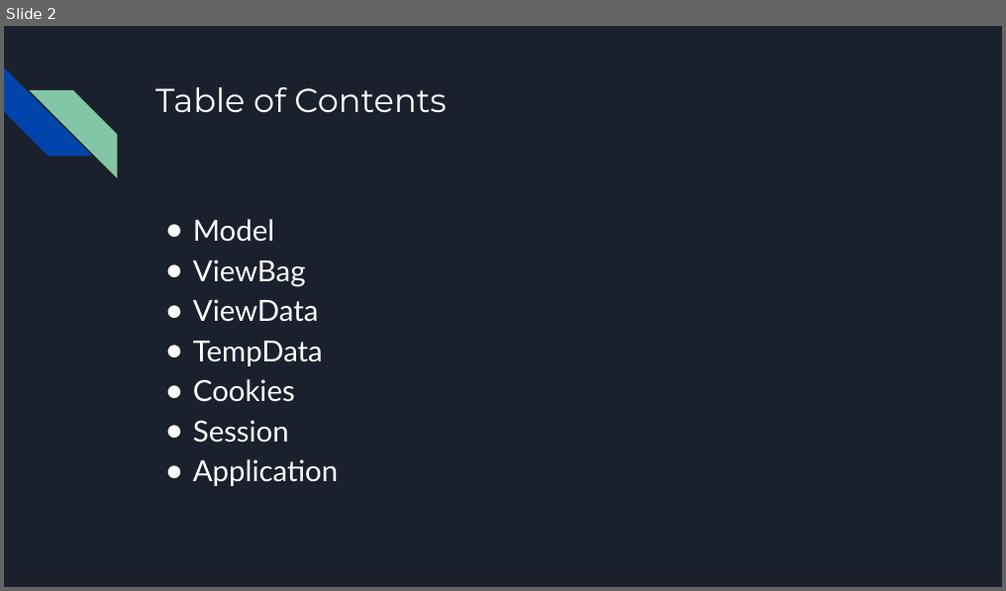
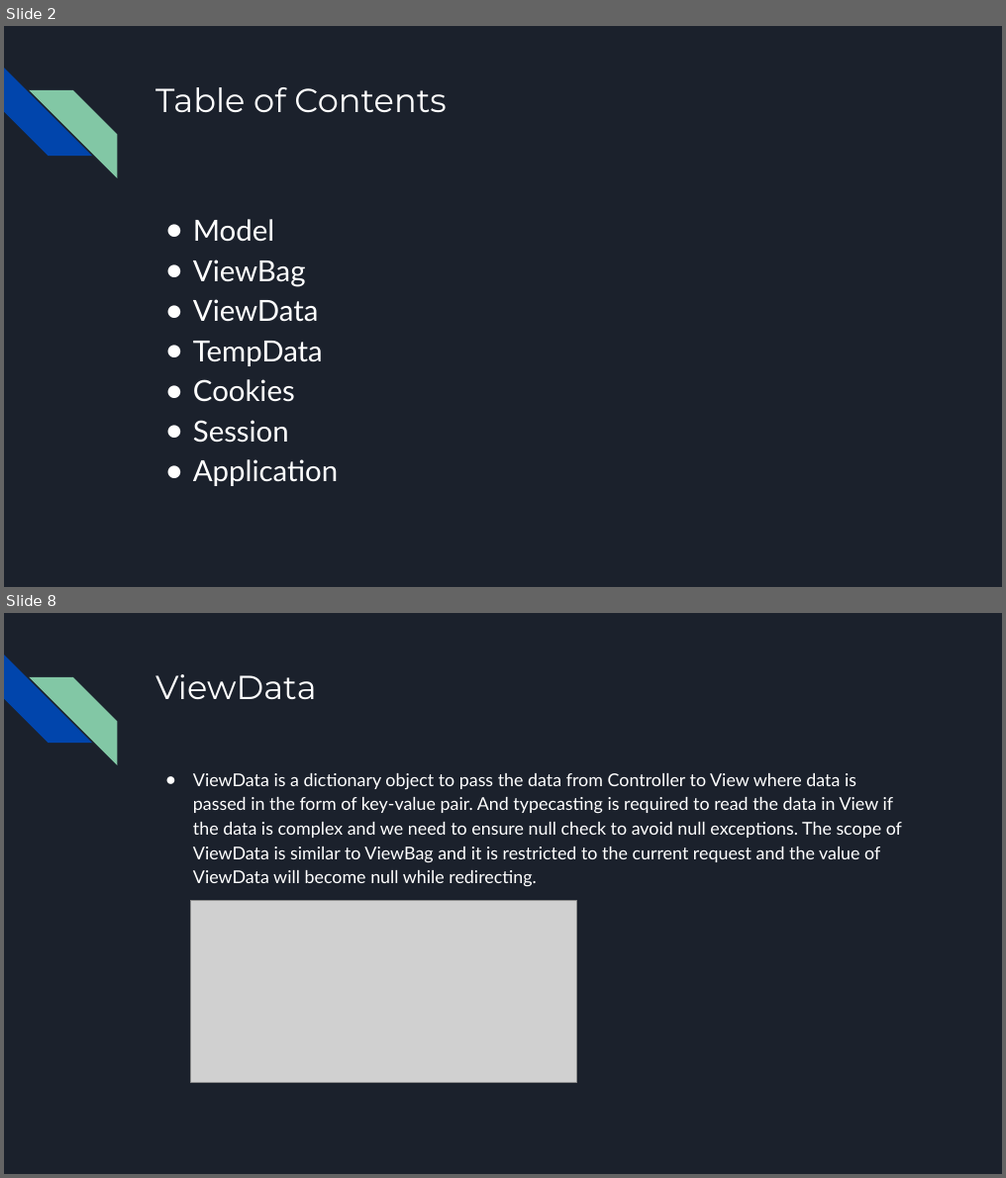
Before and after one commit to bulhard/Web-Programming, a slide deck: 00 Presentations/08 Storing Temporary Data.pptx. Shown one above the other, each under a label of ours: slide 2 before the commit, slides 2 and 8 after it; the slides between them are not shown. The pictures are 1006x591 and 1006x1178 pixels, drawn with LibreOffice and Linux fonts; fonts in the diff are those of the drawing; grey boxes stand for pictures. Boxes give left, top, right and bottom in pixels: in the first picture for what was removed or moved away, otherwise in the second. Text is boxed around its words. In the diff, an @@ line names an element or a change of style, - is before the commit and + after.

```diff
--- a/00 Presentations/08 Storing Temporary Data.pptx
+++ b/00 Presentations/08 Storing Temporary Data.pptx
@@ slide 8 added at box(4, 613, 1002, 1174), background #1B212C; not listed: 2 template elements that a slide beside it also shows @@
@@ title added at box(155, 674, 316, 699), 32 pt, text #FFFFFF @@
+ViewData
@@ text added at box(193, 773, 902, 887), 17 pt, text #FFFFFF @@
+● ViewData is a dictionary object to pass the data from Controller to View where data is passed in the form of key-value pair. And typecasting is required to read the data in View if the data is complex and we need to ensure null check to avoid null exceptions. The scope of ViewData is similar to ViewBag and it is restricted to the current request and the value of ViewData will become null while redirecting.
@@ picture added at box(191, 901, 576, 1083) @@
```
Also in this commit, not shown: 2 slides changed, 15 other slides added, 1 slide removed, 7 other files.
